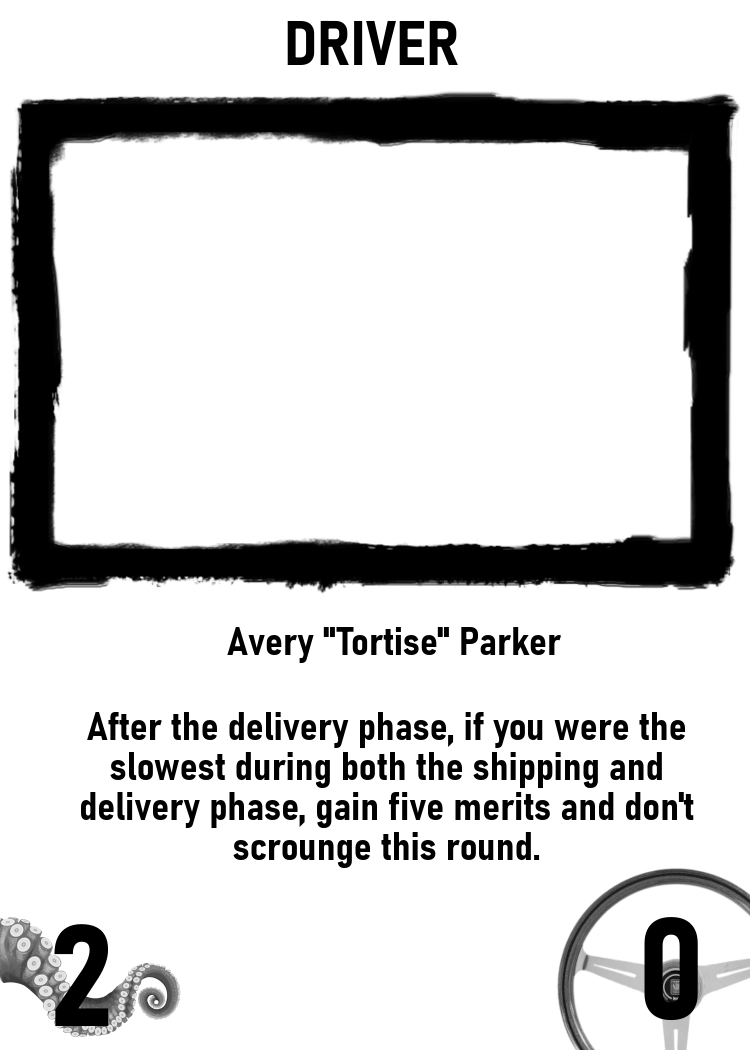
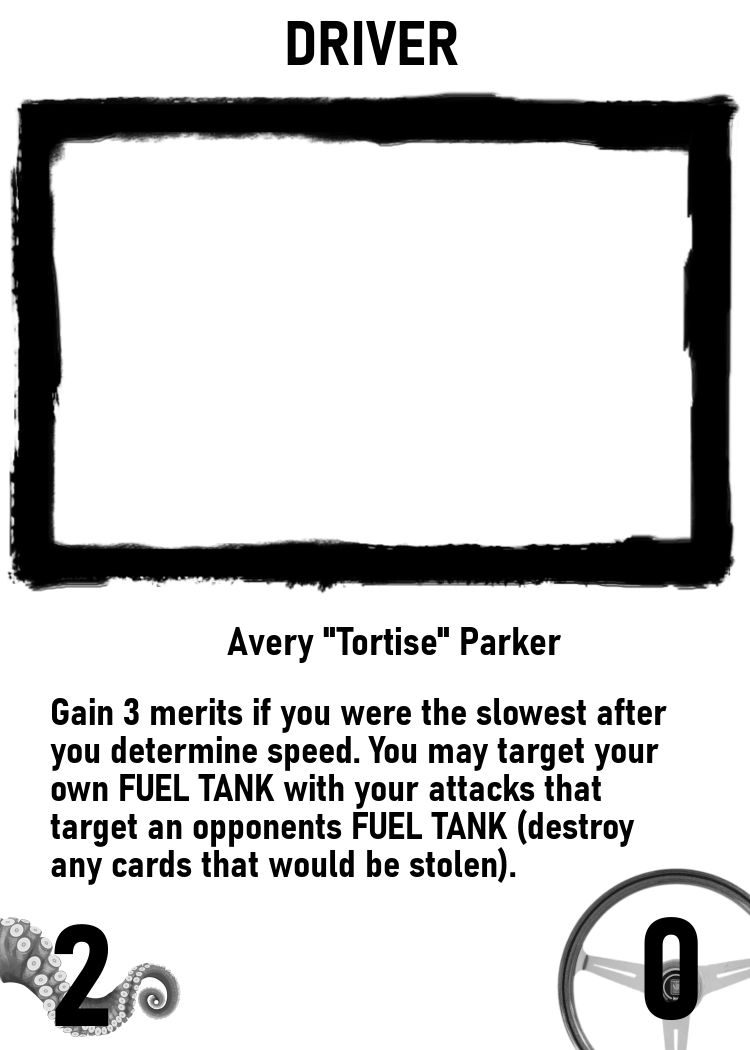
Layer changes from the first 750 x 1050 image to the second:
renamed "After the delivery phase, if y..." to "Gain 3 merits if you were the ...", painted on it over [50, 698, 694, 885]
